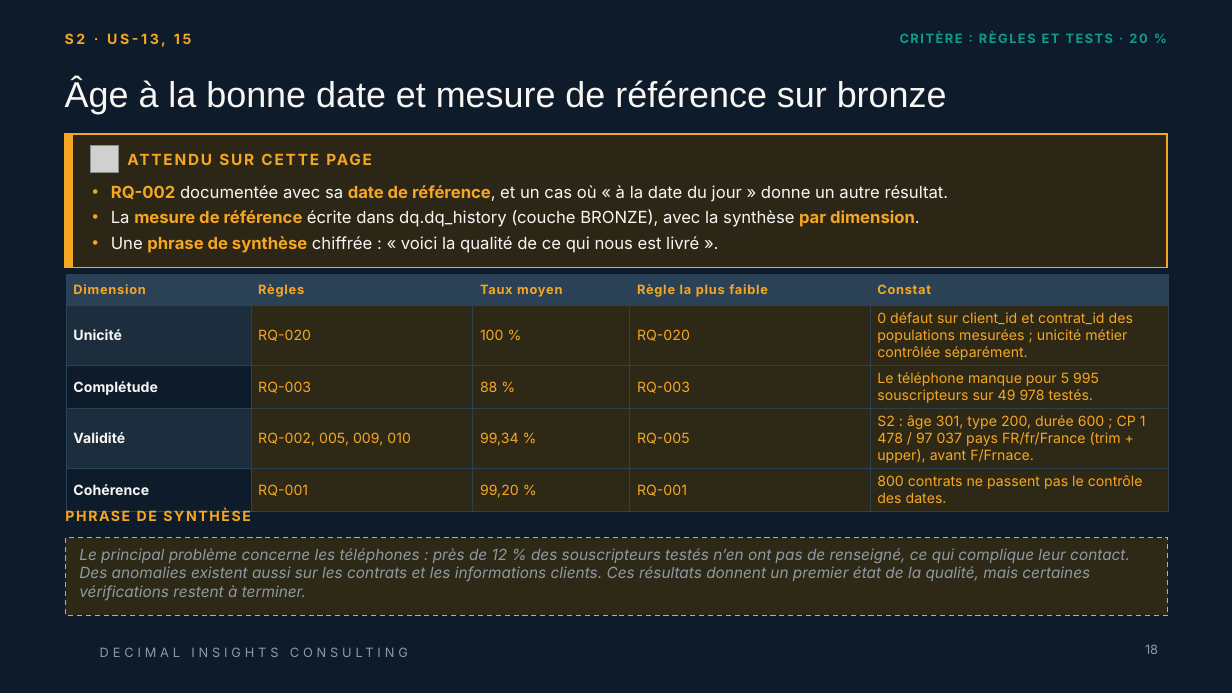
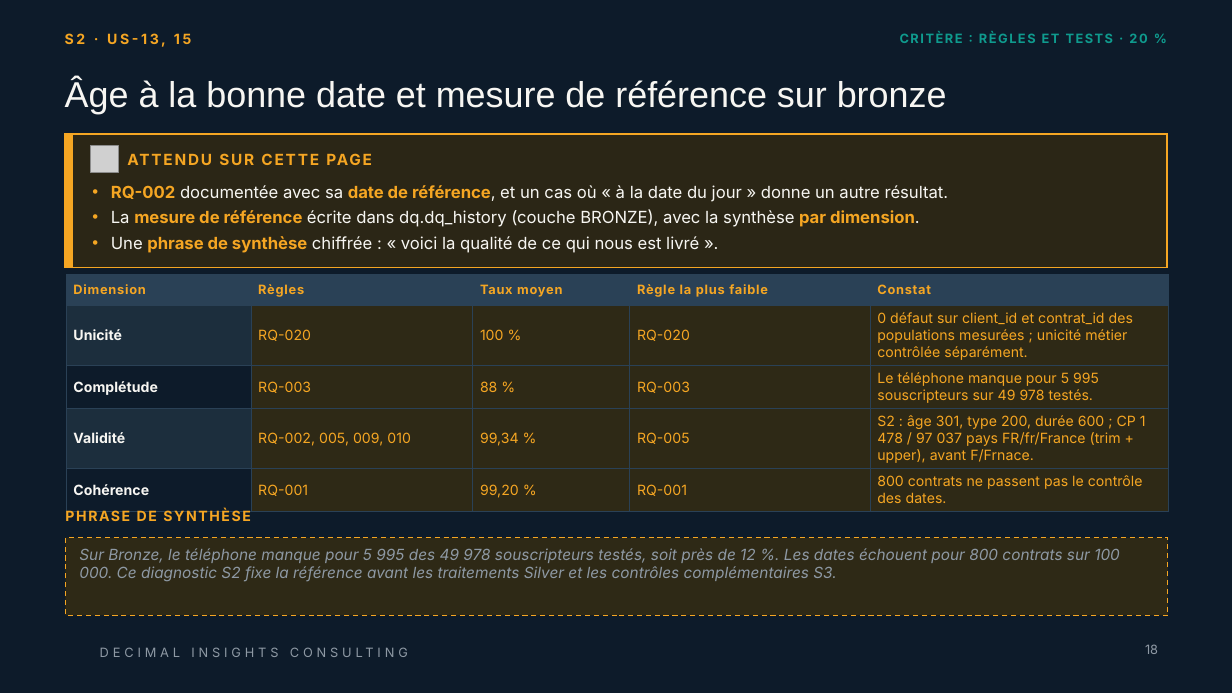
Before and after one commit to ruthabebeneg/td-qualite-g02, a slide deck: slide 18 of livrables/Livrable_Groupe_TD_AssurConnect.pptx. Drawn at 1232x693 pixels with LibreOffice and Linux fonts; fonts in the diff are those of the drawing; grey boxes stand for pictures; background and template pictures are left out. Boxes give left, top, right and bottom in pixels: in the first picture for what was removed or moved away, otherwise in the second. Text is boxed around its words. In the diff, an @@ line names an element or a change of style, - is before the commit and + after.

```diff
--- a/livrables/Livrable_Groupe_TD_AssurConnect.pptx
+++ b/livrables/Livrable_Groupe_TD_AssurConnect.pptx
@@ text in rectangle at (x1=79, y1=548, x2=1120, y2=582): text changed @@
-Le principal problème concerne les téléphones : près de 12 % des souscripteurs testés n’en ont pas de renseigné, ce qui complique leur contact. Des anomalies existent aussi sur les contrats et les informations clients. Ces résultats donnent un premier état de la qualité, mais certaines vérifications restent à terminer.
+Sur Bronze, le téléphone manque pour 5 995 des 49 978 souscripteurs testés, soit près de 12 %. Les dates échouent pour 800 contrats sur 100 000. Ce diagnostic S2 fixe la référence avant les traitements Silver et les contrôles complémentaires S3.
```
Also in this commit, not shown: 4 other slides changed, 1 other file.
